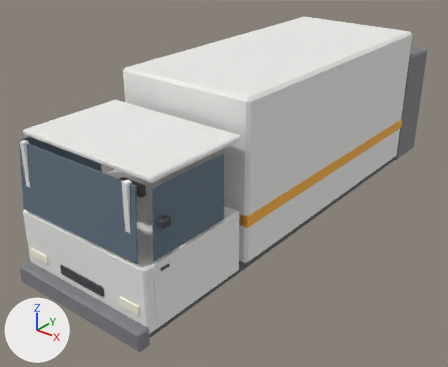
What one commit did to the glTF model assets/models/vehicles/trash_truck.glb.
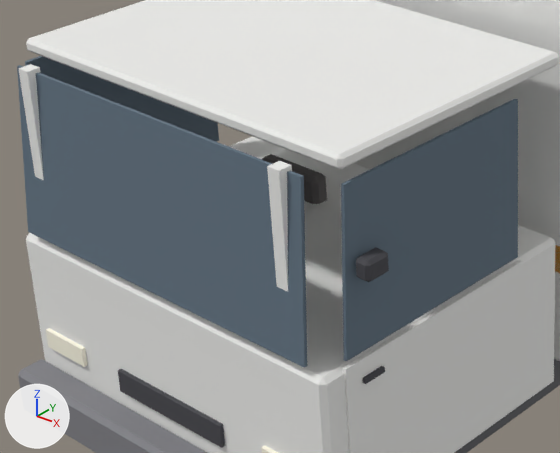
The first picture shows the older version from a camera (50 mm lens) standing at (5.85, -8.36, 4.6) and looking at (-0.29, -0.68, -0.15). The close-ups show the older and then the newer version on the part from 3% to 54% of the width and 31% to 81% of the height of that picture. Only the edits that show in the close-ups are written down. The axes (+X, +Y, +Z) are drawn at lower left. The lights are the same throughout. Where no turn or scale is listed for an object, it has been applied to the vertices. Vertices at exactly the same position are counted once.

In view in the first close-up: 'body', 'bumper_f', 'cab_pillar', 'cab_pillar.001', 'cab_shell', 'compactor', 'door_fr', 'grille', 'interior_seatback', 'roof', 'win_fl', 'win_fr', 'win_front' and 5 more.
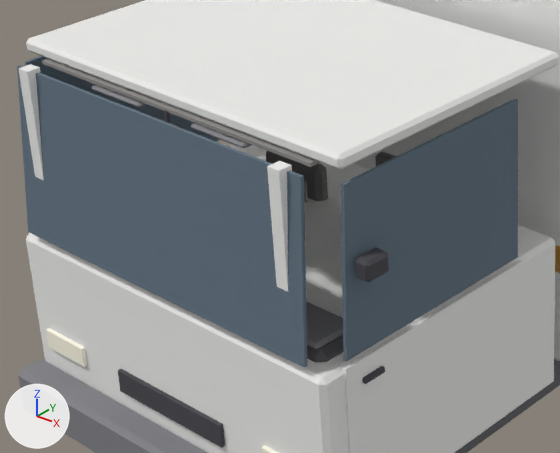
What differs and where, as boxes (x1, y1, x2, y2) in the close-ups (560 x 453 px; the box of a moved part takes in the faces that stretch with it):
'interior_headliner', added
    after: (42, 59, 320, 167)
'interior_dash_top', added
    after: (306, 302, 343, 349)
'interior_seatback.001', moved (not visible before)
    after: (266, 151, 328, 201)
'interior_seatback', reshaped, moved (not visible afterwards)
    before: (262, 154, 327, 204)
'interior_dash', added
    after: (306, 301, 343, 363)
'interior_visor.001', added
    after: (191, 123, 252, 148)
'interior_visor', added
    after: (92, 85, 148, 108)
'interior_headrest.001', added (mostly hidden)
    after: (375, 151, 397, 166)
part 1 of me_interior_seatback, moved or reshaped (not visible afterwards)
    before: (262, 154, 327, 203)
part 2 of me_interior_seatback, moved or reshaped (not visible afterwards)
    before: (304, 181, 321, 204)

The change, as a diff of the scene's bpy script:
```diff
--- a/assets/models/vehicles/trash_truck.glb.py
+++ b/assets/models/vehicles/trash_truck.glb.py
@@ me_interior_seatback @@
-me_interior_seatback.from_pydata(...)  # 24 vertices, 44 faces; spans x -0.25..0.25, y -0.06..0.06, z -0.3..0.3
+me_interior_seatback.from_pydata(...)  # 24 vertices, 44 faces; spans x -0.25..0.25, y -0.055..0.055, z -0.155..0.155
+# me_interior_seatback part 1: all 6 vertices in x -0.25..0.25, y -0.06..-0.03, z 0.27..0.3 are moved by (0.0, 0.005, -0.145)
+# me_interior_seatback part 2: all 6 vertices in x -0.25..0.25, y -0.06..-0.03, z -0.3..-0.27 are moved by (0.0, 0.005, 0.145)
+# other edits to the shape of me_interior_seatback do not show in these pictures
 me_interior_seatback.materials.append(mat_seat)
@@ ob_interior_seatback @@
 ob_interior_seatback = bpy.data.objects.new('interior_seatback', me_interior_seatback)
-ob_interior_seatback.location = (-0.4, -2.73, 0.32)
+ob_interior_seatback.location = (-0.4, -2.75, 0.215)
@@ ob_interior_seatback_001 @@
 ob_interior_seatback_001 = bpy.data.objects.new('interior_seatback.001', me_interior_seatback_001)
-ob_interior_seatback_001.location = (0.4, -2.73, 0.32)
+ob_interior_seatback_001.location = (-0.4, -2.7, 0.513)
@@ ob_interior_visor_001 @@
+ob_interior_visor_001 = bpy.data.objects.new('interior_visor.001', me_interior_visor_001)  # 24 vertices, 44 faces; spans x -0.2..0.2, y -0.08..0.08, z -0.012..0.012; in mat_trim (grey #86868b)
+ob_interior_visor_001.location = (0.4, -3.86, 1.47)
@@ ob_interior_visor @@
+ob_interior_visor = bpy.data.objects.new('interior_visor', me_interior_visor_001.copy())
+ob_interior_visor.location = (-0.4, -3.86, 1.47)
@@ ob_interior_headrest_001 @@
+ob_interior_headrest_001 = bpy.data.objects.new('interior_headrest.001', me_interior_headrest_001)  # 24 vertices, 44 faces; spans x -0.13..0.13, y -0.045..0.045, z -0.085..0.085; in mat_seat (grey #6f6c6c)
+ob_interior_headrest_001.location = (0.4, -2.68, 0.81)
@@ ob_interior_headliner @@
+ob_interior_headliner = bpy.data.objects.new('interior_headliner', me_interior_headliner)  # a box spanning x -1.04..1.04, y -0.61..0.61, z -0.01..0.01; in mat_seat_hi (grey #959390)
+ob_interior_headliner.location = (0.0, -3.31, 1.5)
@@ ob_interior_dash_top @@
+ob_interior_dash_top = bpy.data.objects.new('interior_dash_top', me_interior_dash_top)  # 16 vertices, 28 faces; spans x -1.08..1.08, y -0.14..0.14, z -0.02..0.02; in mat_trim (grey #86868b)
+ob_interior_dash_top.location = (0.0, -3.84, 0.52)
@@ ob_interior_dash @@
+ob_interior_dash = bpy.data.objects.new('interior_dash', me_interior_dash)  # 24 vertices, 44 faces; spans x -1.12..1.12, y -0.18..0.18, z -0.11..0.11; in mat_dash (dark grey #555559)
+ob_interior_dash.location = (0.0, -3.82, 0.4)
```
